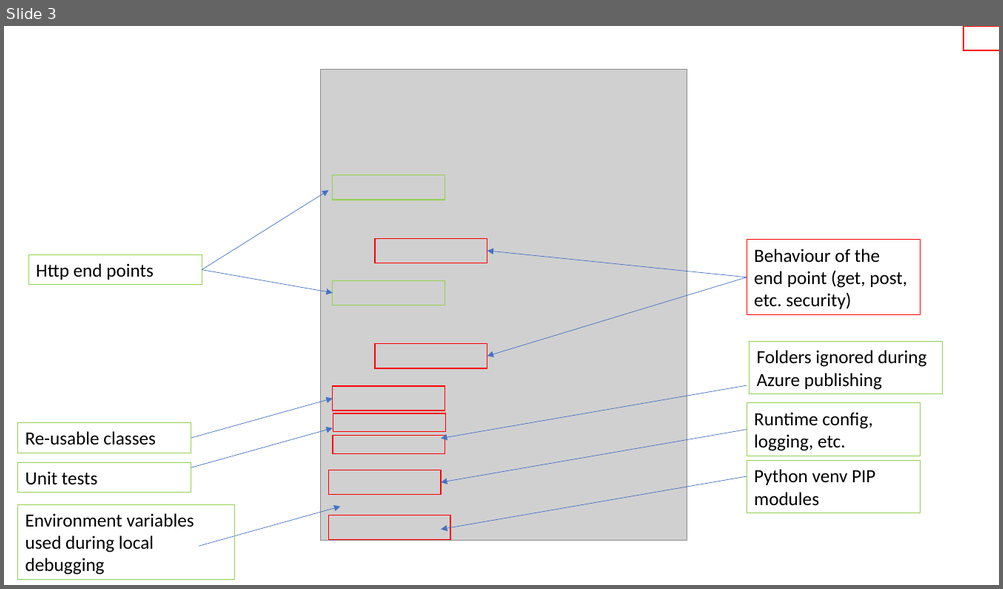
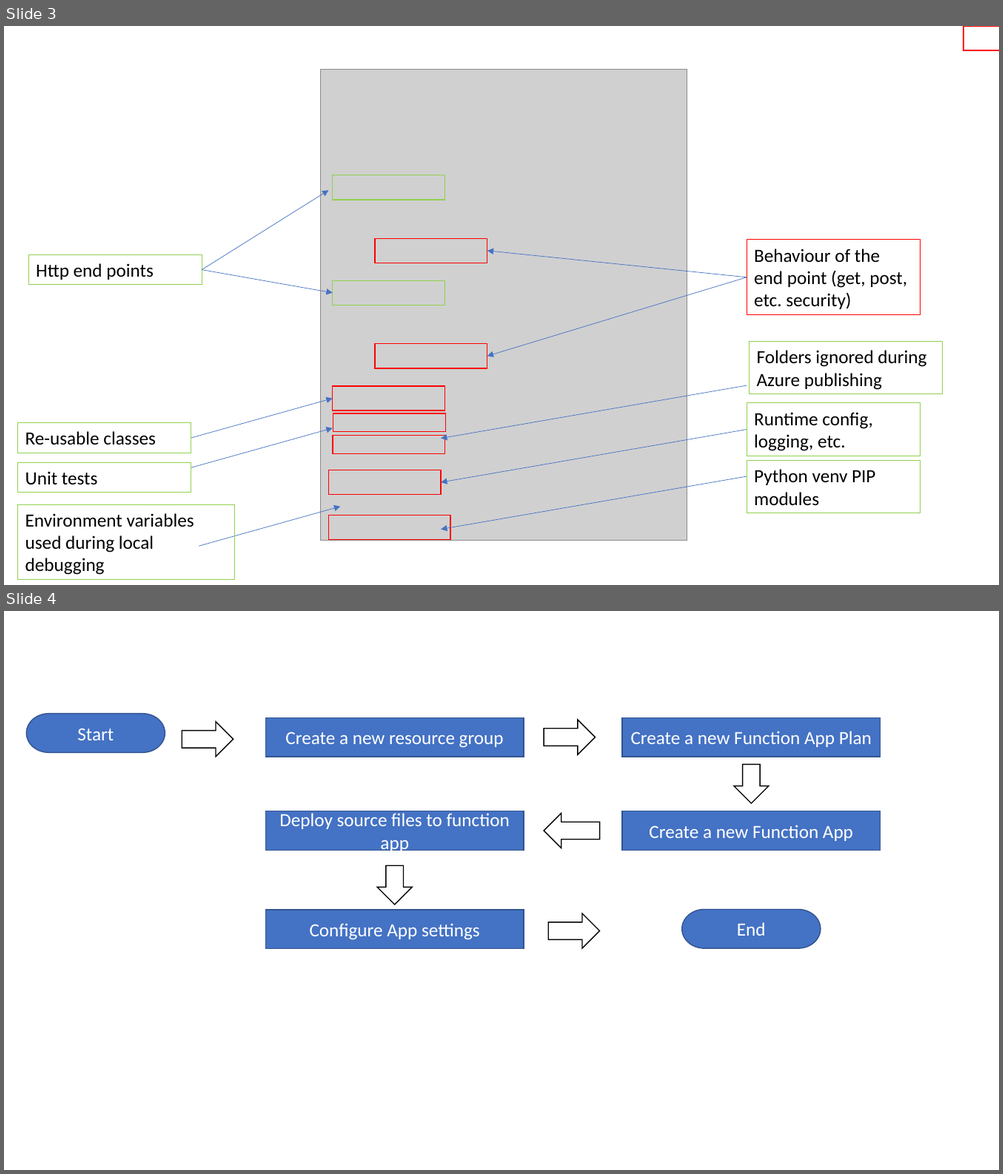
Before and after one commit to sdg002/sdg002.github.io, a slide deck: python-azure-func-101/docs/python_azure_function.pptx. Shown one above the other, each under a label of ours: slide 3 before the commit, slides 3 and 4 after it. The pictures are 1003x589 and 1003x1174 pixels, drawn with LibreOffice and Linux fonts; fonts in the diff are those of the drawing; grey boxes stand for pictures. Boxes give left, top, right and bottom in pixels: in the first picture for what was removed or moved away, otherwise in the second. Text is boxed around its words. In the diff, an @@ line names an element or a change of style, - is before the commit and + after.

```diff
--- a/python-azure-func-101/docs/python_azure_function.pptx
+++ b/python-azure-func-101/docs/python_azure_function.pptx
@@ slide 4 added at (4, 611, 999, 1170), background #FFFFFF @@
@@ pill shape added at (26, 714, 165, 753), fill #4472C4, outline #325491 1 pt, 18 pt, text #FFFFFF @@
+Start
@@ rectangle added at (266, 718, 524, 757), fill #4472C4, outline #325491 1 pt, 18 pt, text #FFFFFF @@
+Create a new resource group
@@ right arrow added at (543, 720, 595, 755), fill #FFFFFF, outline #000000 1 pt @@
@@ rectangle added at (622, 718, 880, 757), fill #4472C4, outline #325491 1 pt, 18 pt, text #FFFFFF @@
+Create a new Function App Plan
@@ right arrow added at (182, 722, 233, 758), fill #FFFFFF, outline #000000 1 pt @@
@@ right arrow added at (734, 765, 768, 804), fill #FFFFFF, outline #000000 1 pt @@
@@ rectangle added at (266, 812, 524, 851), fill #4472C4, outline #325491 1 pt, 18 pt, text #FFFFFF @@
+Deploy source files to function app
@@ right arrow added at (543, 813, 600, 849), fill #FFFFFF, outline #000000 1 pt @@
@@ rectangle added at (622, 812, 880, 851), fill #4472C4, outline #325491 1 pt, 18 pt, text #FFFFFF @@
+Create a new Function App
@@ right arrow added at (377, 866, 412, 905), fill #FFFFFF, outline #000000 1 pt @@
@@ rectangle added at (266, 910, 524, 949), fill #4472C4, outline #325491 1 pt, 18 pt, text #FFFFFF @@
+Configure App settings
@@ right arrow added at (548, 914, 600, 949), fill #FFFFFF, outline #000000 1 pt @@
@@ pill shape added at (683, 909, 821, 948), fill #4472C4, outline #325491 1 pt, 18 pt, text #FFFFFF @@
+End
```
Also in this commit, not shown: 1 slide changed, 1 other slide added, 5 other files.
